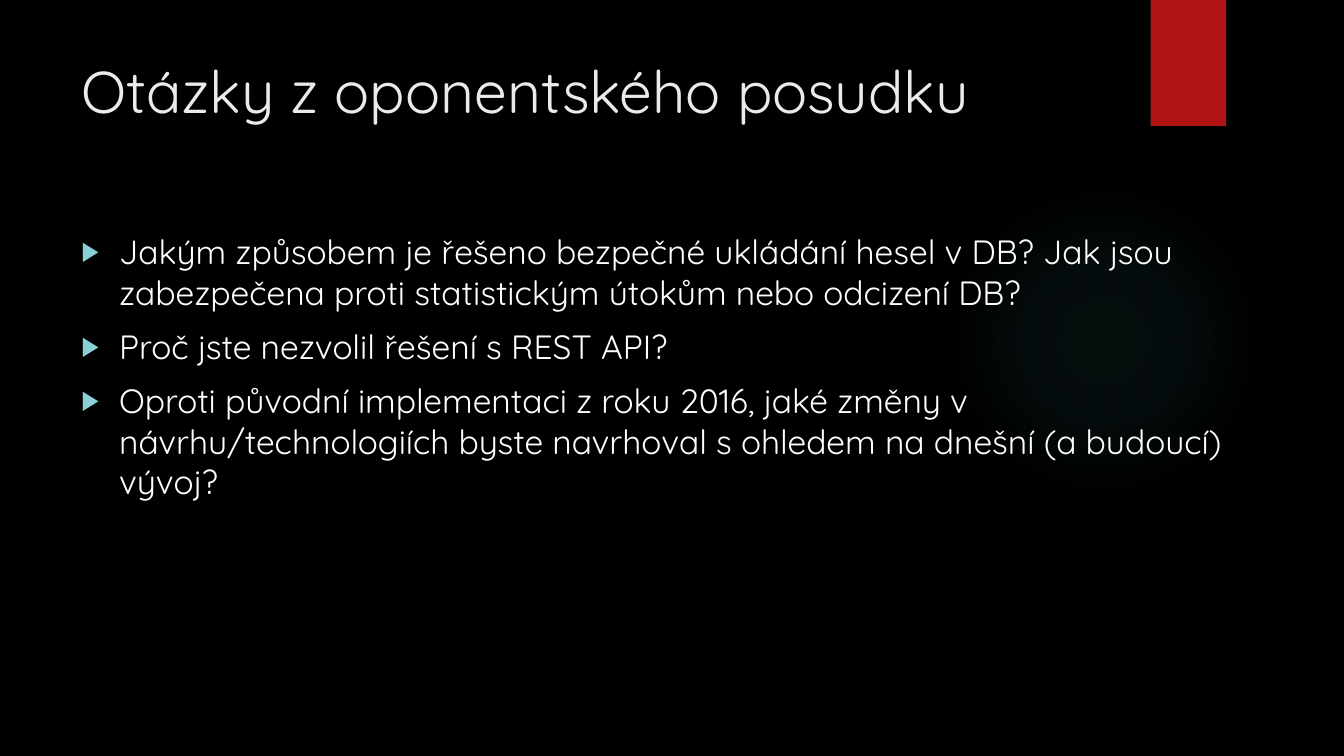
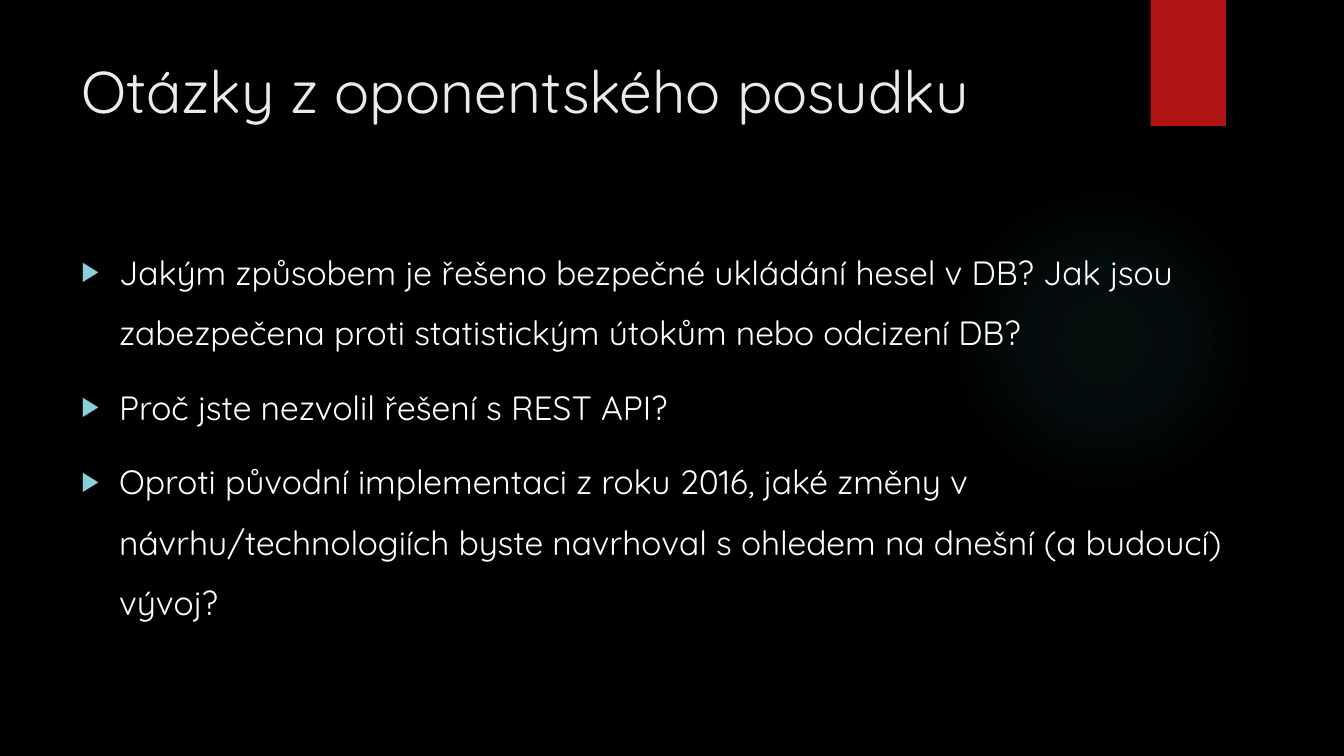
Before and after one commit to MrMilan/Diplomka, a slide deck: slide 27 of prezentace diplomka/DP_Diani.pptx. Drawn at 1344x756 pixels with LibreOffice and Linux fonts; fonts in the diff are those of the drawing; background and template pictures are left out. Boxes give left, top, right and bottom in pixels: in the first picture for what was removed or moved away, otherwise in the second. Text is boxed around its words. In the diff, an @@ line names an element or a change of style, - is before the commit and + after.

Commit message:
Prezentace upravena Doplněny odpovědi na otázky.

```diff
--- a/prezentace diplomka/DP_Diani.pptx
+++ b/prezentace diplomka/DP_Diani.pptx
@@ text "Jakým způsobem je řešeno bezpečné ..." at [119, 259, 1222, 622]: line spacing 1 to 1.5 @@
```
Also in this commit, not shown: 5 other slides changed, 3 slides added, 1 other file.
